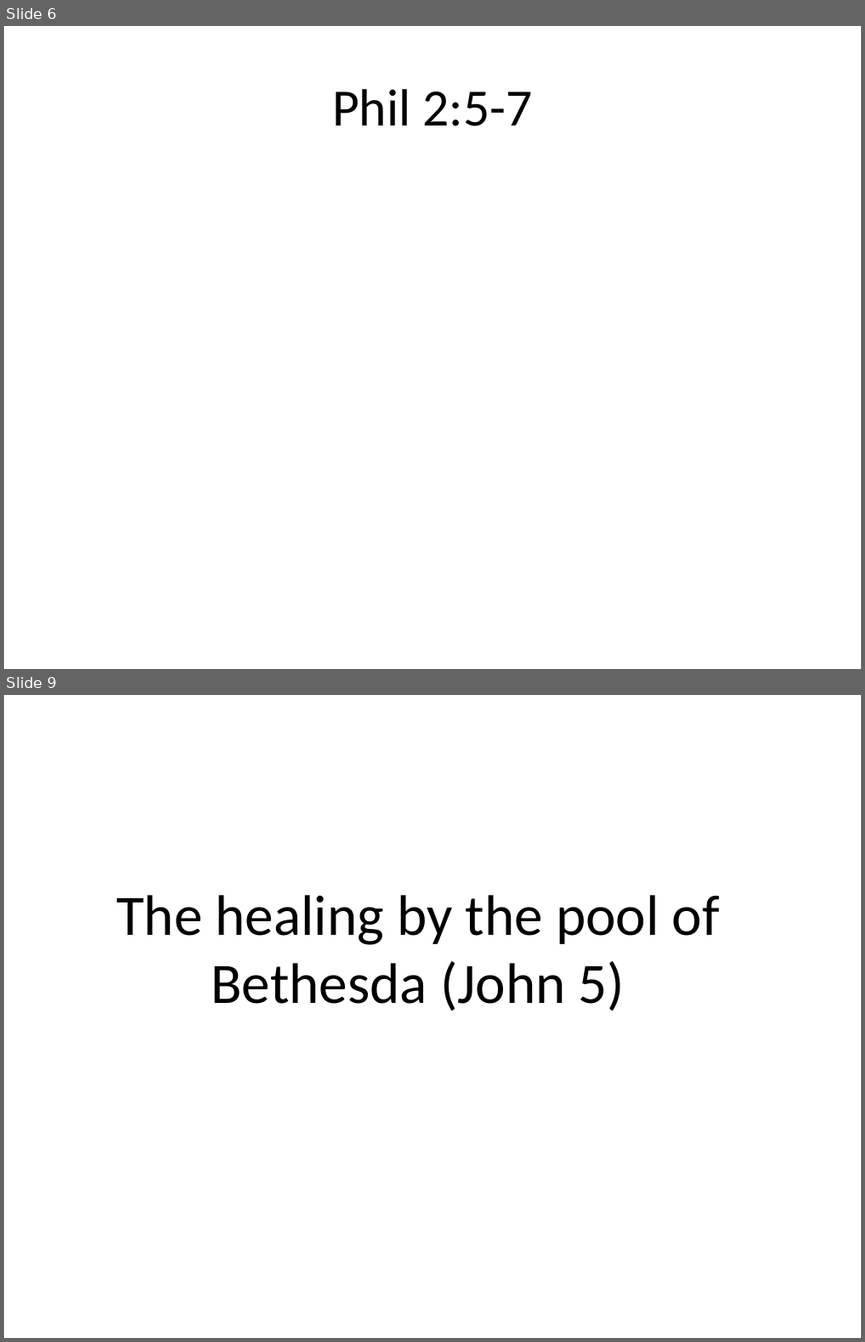
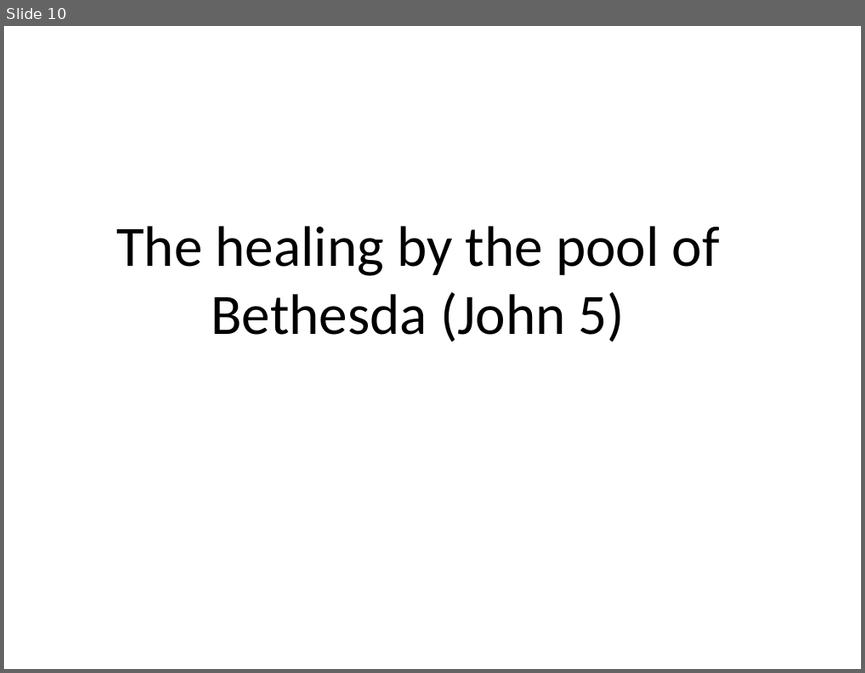
Before and after one commit to sjanhunen/dokimazo, a slide deck: presentations/InHisName.pptx. Shown one above the other, each under a label of ours: slides 6 and 9 before the commit, slide 10 after it; the slides between them are not shown. The pictures are 865x1342 and 865x673 pixels, drawn with LibreOffice and Linux fonts; fonts in the diff are those of the drawing. Boxes give left, top, right and bottom in pixels: in the first picture for what was removed or moved away, otherwise in the second. Text is boxed around its words. In the diff, an @@ line names an element or a change of style, - is before the commit and + after.

```diff
--- a/presentations/InHisName.pptx
+++ b/presentations/InHisName.pptx
@@ slide 6 removed at <box>4,26,861,669</box>, background #FFFFFF @@
@@ title removed at <box>332,89,532,126</box> @@
-Phil 2:5-7
@@ what was slide 9 is now slide 10 @@
```
Also in this commit, not shown: 11 slides changed, 7 slides added, 4 other slides removed, 1 other file.
